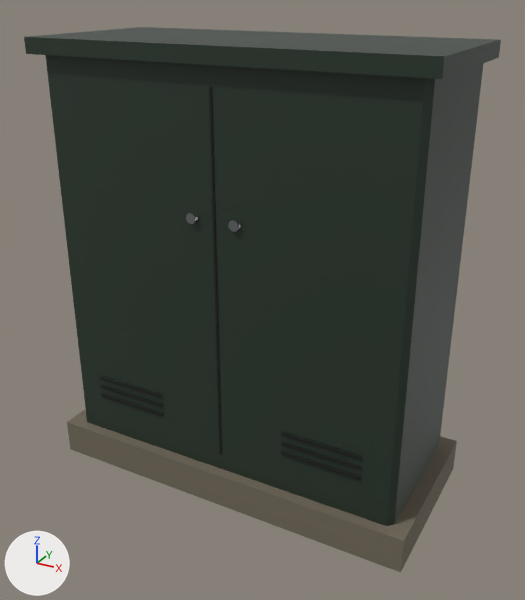
Before and after pictures for a commit that changed the glTF model game/public/models/telecom_cabinet.glb.
Camera for both pictures: a 50 mm camera at (0.908, -1.621, 1.347) aimed at (0.026, -0.018, 0.545). Arrows for +X, +Y and +Z are at lower left; the lights stay in place. The first picture is the older version.

Names of what the first picture shows: 'Cabinet'.
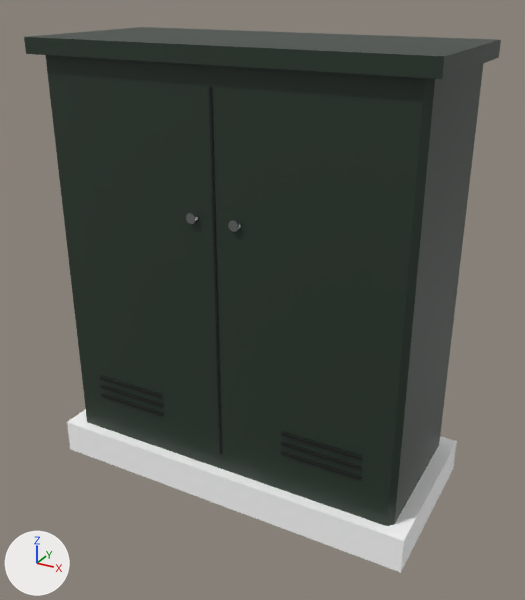
The change, as JSON lines over the scene's bpy script:
```json
{"op": "set", "path": "mat_concrete.base_color", "old": "(0.168, 0.142, 0.103)", "new": "(1.0, 1.0, 1.0)", "note": "brown #72695a -> white #ffffff"}
```

Boxes (x1, y1, x2, y2) around the edits, measured in the pictures (525 x 600 px):
```json
{"object": "Cabinet", "change": "recoloured", "before": [67, 406, 457, 572], "after": [67, 406, 457, 572], "on screen": "lighter"}
```
